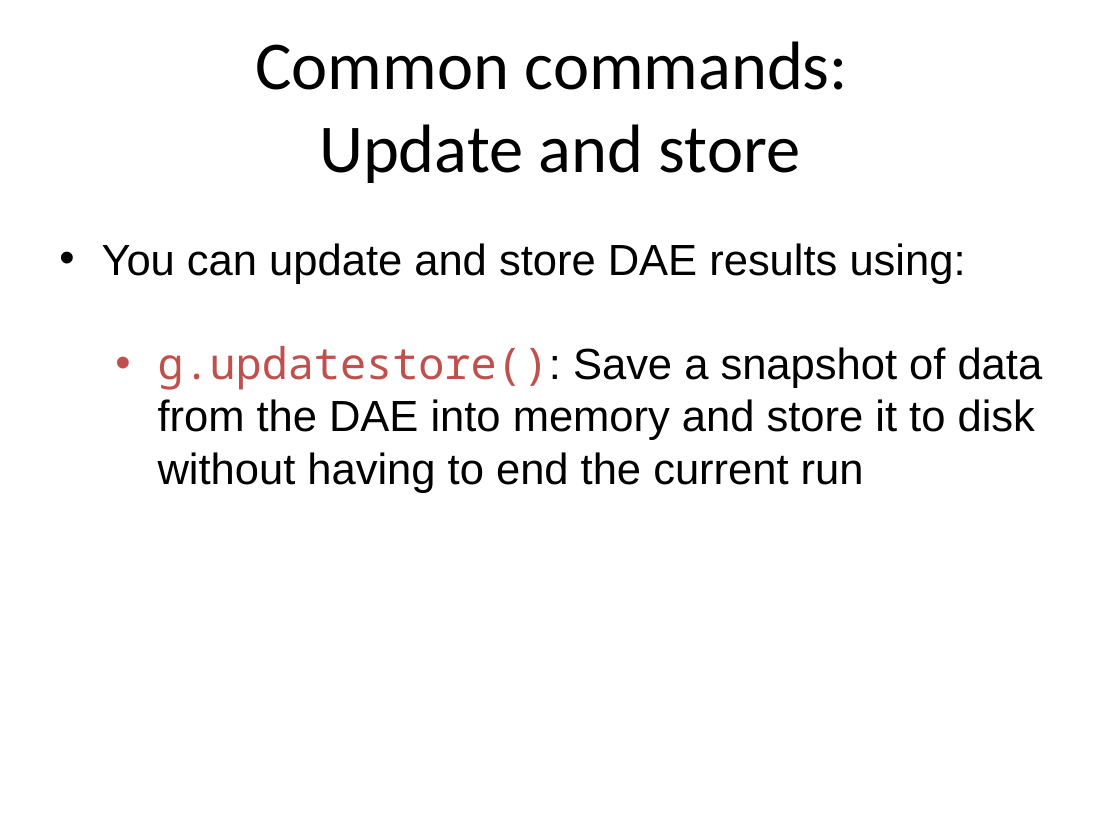
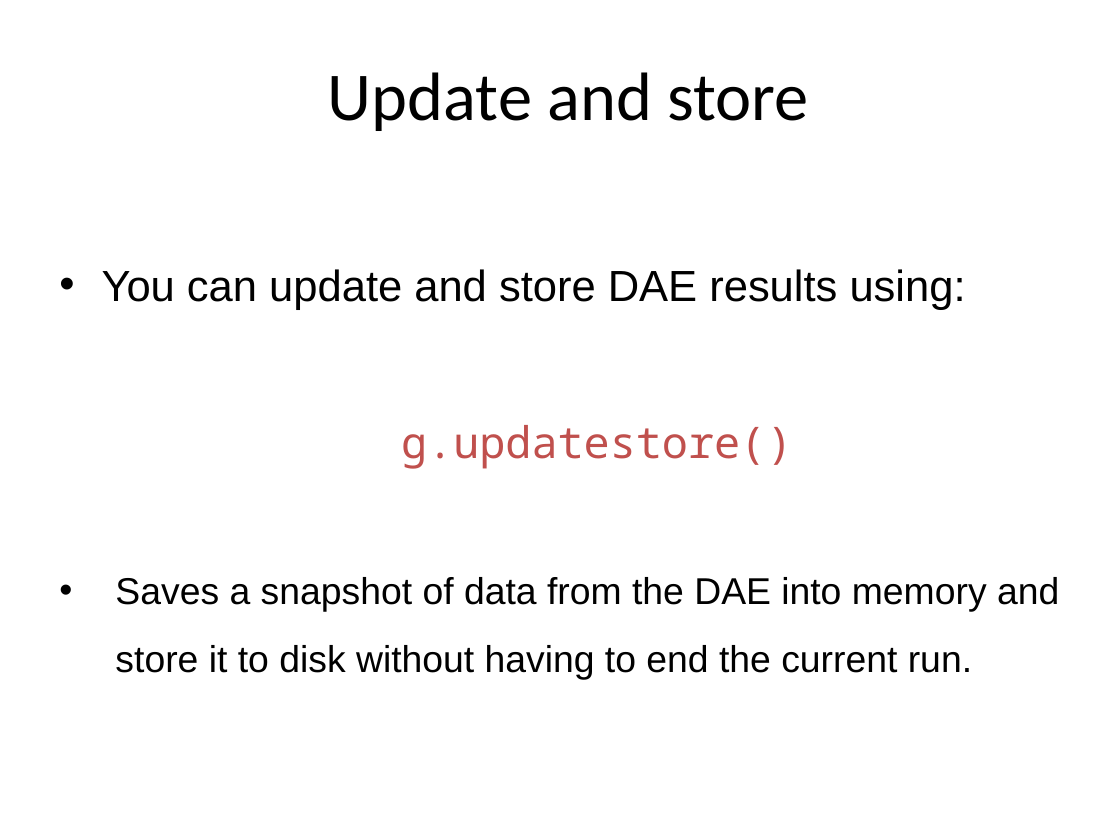
Before and after one commit to ISISComputingGroup/ibex_user_manual, a slide deck: slide 11 of genie_python_and_ibex/genie_python_and_ibex.pptx (slide 10 before the commit). Drawn at 1120x840 pixels with LibreOffice and Linux fonts; fonts in the diff are those of the drawing; background and template pictures are left out. Boxes give left, top, right and bottom in pixels: in the first picture for what was removed or moved away, otherwise in the second. Text is boxed around its words. In the diff, an @@ line names an element or a change of style, - is before the commit and + after.

```diff
--- a/genie_python_and_ibex/genie_python_and_ibex.pptx
+++ b/genie_python_and_ibex/genie_python_and_ibex.pptx
@@ title at <box>328,72,809,131</box>: text changed @@
-Common commands:
-Update and store
+Update and store
@@ text at <box>102,269,966,310</box>: line spacing 1 to 1.5 @@
@@ text at <box>115,425,1059,679</box>: text changed; size 28 to 24 pt @@
-  • g.updatestore(): Save a snapshot of data from the DAE into memory and store it to disk without having to end the current run
+  g.updatestore()
+• Saves a snapshot of data from the DAE into memory and store it to disk without having to end the current run.
```
Also in this commit, not shown: 31 other slides changed, 16 slides added, 1 slide removed.
